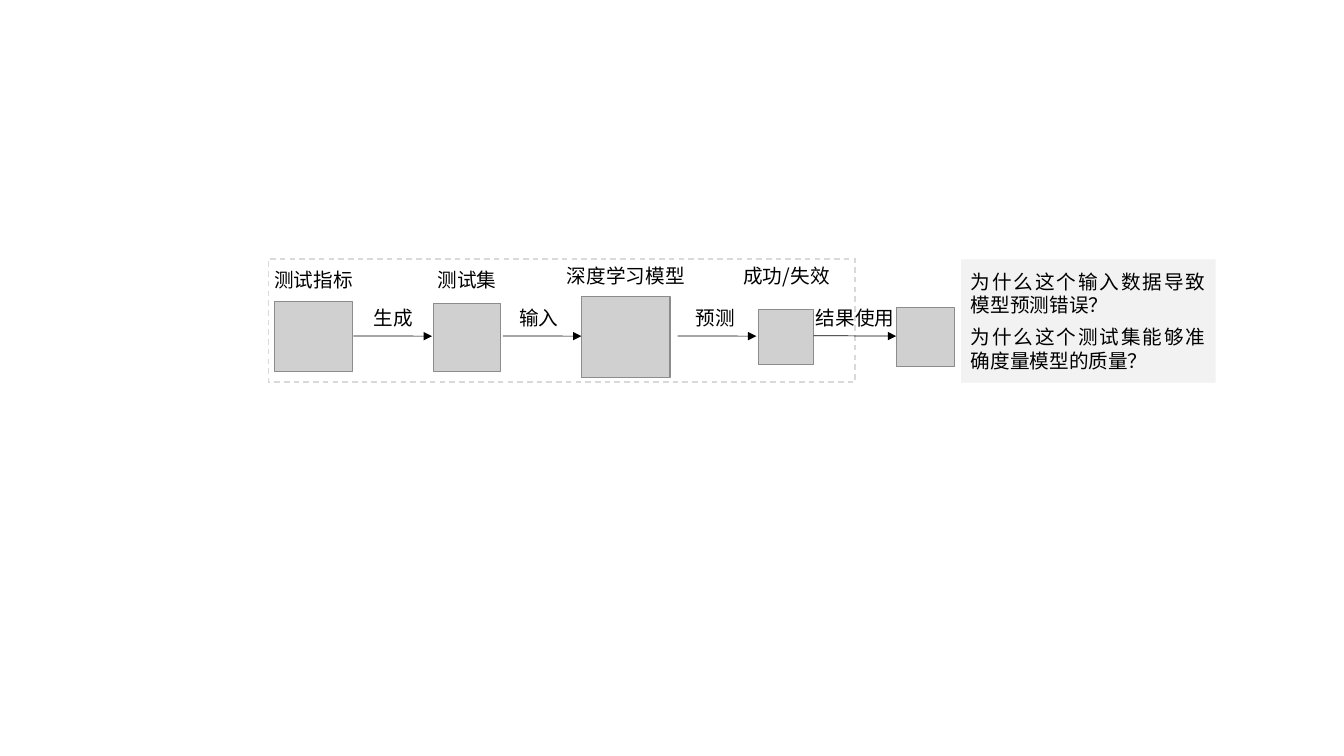
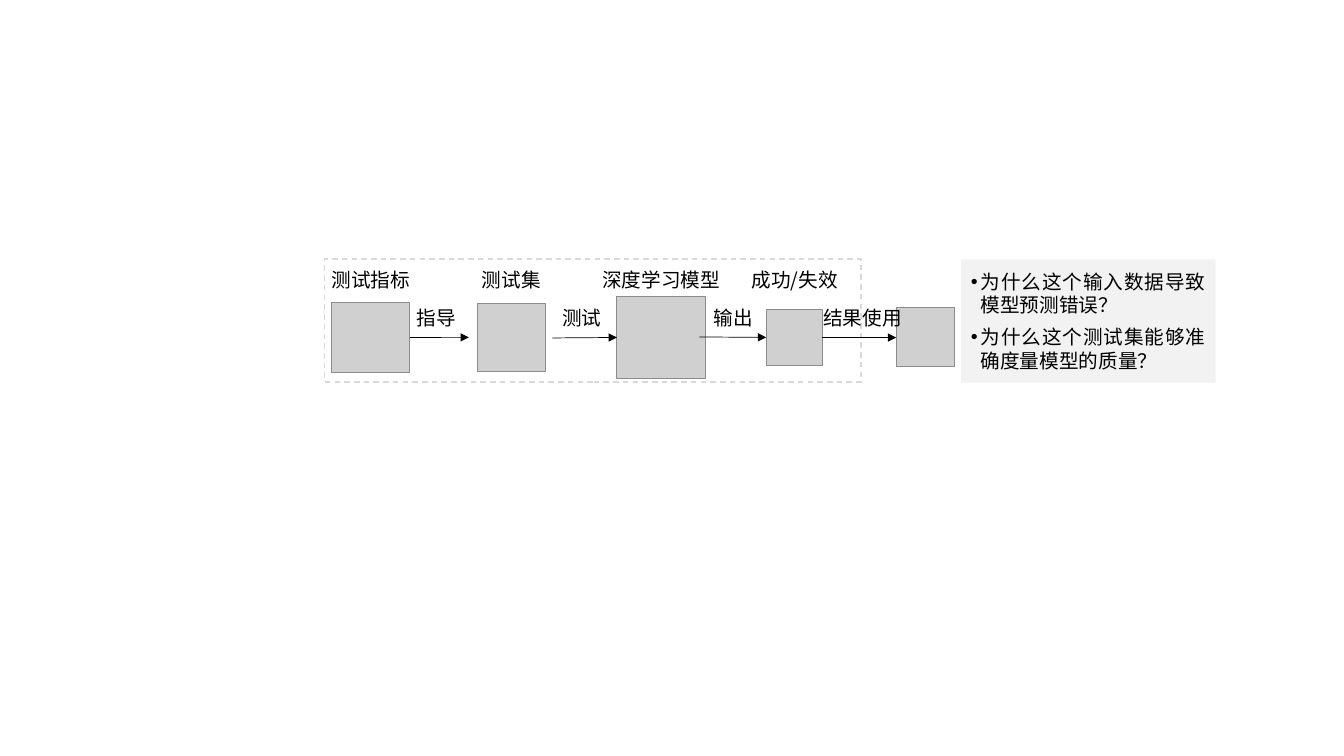
Before and after one commit to XuSihan/Proposal2022, a slide deck: slide 4 of images/intro.pptx. Drawn at 1344x756 pixels with LibreOffice and Linux fonts; fonts in the diff are those of the drawing; grey boxes stand for pictures. Boxes give left, top, right and bottom in pixels: in the first picture for what was removed or moved away, otherwise in the second. Text is boxed around its words. In the diff, an @@ line names an element or a change of style, - is before the commit and + after.

```diff
--- a/images/intro.pptx
+++ b/images/intro.pptx
@@ text "测试指标" moved from (x1=274, y1=270, x2=352, y2=289) to (x1=332, y1=270, x2=410, y2=289) @@
@@ rectangle resized from (x1=268, y1=259, x2=855, y2=382) to (x1=325, y1=259, x2=861, y2=382) @@
@@ text "测试集" moved from (x1=438, y1=270, x2=497, y2=289) to (x1=482, y1=270, x2=541, y2=289) @@
@@ text "深度学习模型" moved from (x1=567, y1=266, x2=685, y2=285) to (x1=602, y1=270, x2=720, y2=289) @@
@@ text "成功/失效" moved from (x1=743, y1=266, x2=829, y2=287) to (x1=751, y1=270, x2=837, y2=291) @@
@@ rectangle "为什么这个输入数据导致模型预测错误？" at (x1=961, y1=259, x2=1216, y2=382): bullet none to • @@
@@ picture moved from (x1=582, y1=296, x2=670, y2=378) to (x1=617, y1=297, x2=706, y2=379) @@
@@ picture moved from (x1=274, y1=301, x2=353, y2=371) to (x1=332, y1=302, x2=410, y2=372) @@
@@ text removed at (x1=374, y1=308, x2=413, y2=327) @@
-生成
@@ text added at (x1=417, y1=308, x2=456, y2=327), 14 pt, text #000000 @@
+指导
@@ picture moved from (x1=434, y1=303, x2=501, y2=371) to (x1=478, y1=303, x2=545, y2=371) @@
@@ text removed at (x1=519, y1=308, x2=558, y2=327) @@
-输入
@@ text added at (x1=562, y1=308, x2=601, y2=327), 14 pt, text #000000 @@
+测试
@@ text at (x1=714, y1=308, x2=753, y2=327): text changed @@
-预测
+输出
@@ picture moved from (x1=758, y1=310, x2=814, y2=365) to (x1=767, y1=310, x2=823, y2=365) @@
@@ text "结果使用" rewrapped from (x1=816, y1=308, x2=894, y2=327) to (x1=823, y1=307, x2=901, y2=331) @@
@@ arrow moved from (354, 336) - (433, 336) to (410, 338) - (469, 338) @@
@@ arrow moved from (503, 336) - (582, 336) to (553, 338) - (617, 338) @@
@@ arrow moved from (678, 336) - (756, 336) to (700, 337) - (766, 338) @@
@@ arrow moved from (814, 336) - (896, 336) to (823, 338) - (896, 338) @@
```
Also in this commit, not shown: 21 other files.
